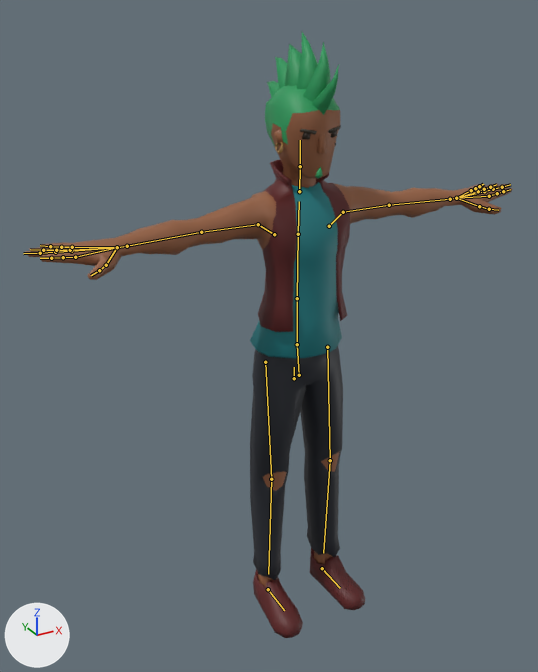
One commit to the glTF model js/models/avatars/club-crowd-vm7.glb: the scene before it, then after it.
One viewpoint serves both versions: a camera (50 mm lens) standing at (-1.171, -1.979, 2.021) and looking at (-0.121, -0.069, 1.067). Arrows for +X, +Y and +Z are at lower left; the lights stay in place. The first picture is the older version. The bones that change, and the others that lie on the model, are drawn over the model as lines.

Names of what the first picture shows: 'Punk_Body'.
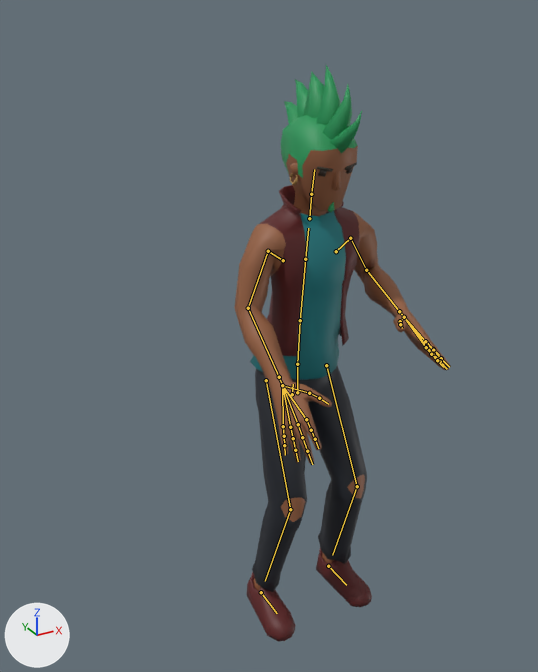
The newer file adds an action. The first version stands in its rest pose; the second is drawn at frame 73 of the action 'Groove_Roll'.

Pixel boxes (x1, y1, x2, y2) of what changed, in the pictures (538 x 672 px):
'Punk_Body', posed (55% narrower)
    before: (26, 32, 512, 638)
    after: (234, 64, 450, 641)
bone 'Body', root to tip
    before: (294, 378) to (294, 367)
    after: (292, 394) to (293, 384)
bone 'Torso', root to tip
    before: (297, 298) to (298, 234)
    after: (300, 320) to (305, 259)
bone 'Neck', root to tip
    before: (299, 191) to (300, 166)
    after: (309, 218) to (311, 194)
bone 'Head', root to tip
    before: (300, 166) to (300, 140)
    after: (311, 194) to (314, 169)
bone 'UpperArm.L', root to tip
    before: (343, 212) to (389, 205)
    after: (350, 238) to (366, 270)
bone 'LowerArm.L', root to tip
    before: (389, 205) to (450, 199)
    after: (366, 270) to (399, 311)
bone 'Wrist.L', root to tip
    before: (450, 199) to (456, 198)
    after: (399, 311) to (404, 317)
bone 'UpperArm.R', root to tip
    before: (258, 224) to (201, 232)
    after: (268, 251) to (248, 308)
bone 'LowerArm.R', root to tip
    before: (201, 232) to (127, 246)
    after: (248, 308) to (279, 377)
bone 'Wrist.R', root to tip
    before: (127, 246) to (117, 247)
    after: (279, 377) to (282, 385)
bone 'UpperLeg.L', root to tip
    before: (327, 347) to (330, 460)
    after: (326, 365) to (357, 486)
bone 'LowerLeg.L', root to tip
    before: (330, 460) to (323, 553)
    after: (357, 486) to (332, 555)
bone 'UpperLeg.R', root to tip
    before: (265, 362) to (271, 479)
    after: (266, 380) to (290, 509)
bone 'LowerLeg.R', root to tip
    before: (271, 479) to (268, 574)
    after: (290, 509) to (265, 581)
bone 'Foot.L', root to tip
    before: (322, 568) to (340, 588)
    after: (328, 566) to (346, 585)
bone 'Foot.R', root to tip
    before: (268, 589) to (284, 610)
    after: (261, 592) to (277, 613)

The edits, one by one:
Bone 'Body' (bone_body) moves from (0.0, 0.0, 0.0) to (0.005, -0.073, -0.02).
Bone 'Body' (bone_body) turns from (0, 0, 0) to (6, 1, -1) degrees about its own x, y and z.
Bone 'Torso' (bone_torso) turns from (0, 0, 0) to (-1, 1, 0) degrees about its own x, y and z.
Bone 'Neck' (bone_neck) turns from (0, 0, 0) to (2, 0, 0) degrees about its own x, y and z.
Bone 'Head' (bone_head) turns from (0, 0, 0) to (3, -1, 1) degrees about its own x, y and z.
Bone 'UpperArm.L' (bone_upperarm_l) turns from (0, 0, 0) to (-54, 18, -6) degrees about its own x, y and z.
Bone 'LowerArm.L' (bone_lowerarm_l) turns from (0, 0, 0) to (-1, -1, -88) degrees about its own x, y and z.
Bone 'Wrist.L' (bone_wrist_l) turns from (0, 0, 0) to (-1, 0, -5) degrees about its own x, y and z.
Bone 'UpperArm.R' (bone_upperarm_r) turns from (0, 0, 0) to (-65, -2, 23) degrees about its own x, y and z.
Bone 'LowerArm.R' (bone_lowerarm_r) turns from (0, 0, 0) to (0, 0, 42) degrees about its own x, y and z.
Bone 'Wrist.R' (bone_wrist_r) turns from (0, 0, 0) to (-1, 0, 5) degrees about its own x, y and z.
Bone 'UpperLeg.L' (bone_upperleg_l) turns from (0, 0, 0) to (-1, 1, 28) degrees about its own x, y and z.
Bone 'LowerLeg.L' (bone_lowerleg_l) turns from (0, 0, 0) to (39, 1, 0) degrees about its own x, y and z.
Bone 'UpperLeg.R' (bone_upperleg_r) turns from (0, 0, 0) to (-2, 1, -27) degrees about its own x, y and z.
Bone 'LowerLeg.R' (bone_lowerleg_r) turns from (0, 0, 0) to (38, -1, 0) degrees about its own x, y and z.
Bone 'Foot.L' (bone_foot_l) moves from (0.0, 0.0, 0.0) to (0.03, 0.0, 0.0).
Bone 'Foot.R' (bone_foot_r) moves from (0.0, 0.0, 0.0) to (-0.03, 0.0, 0.0).
